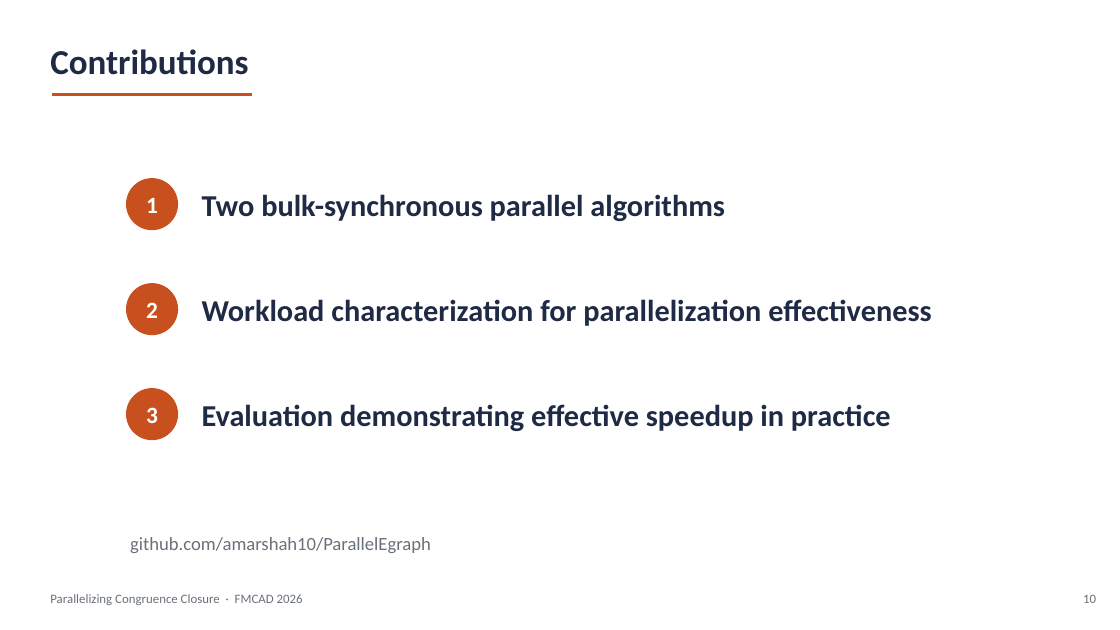
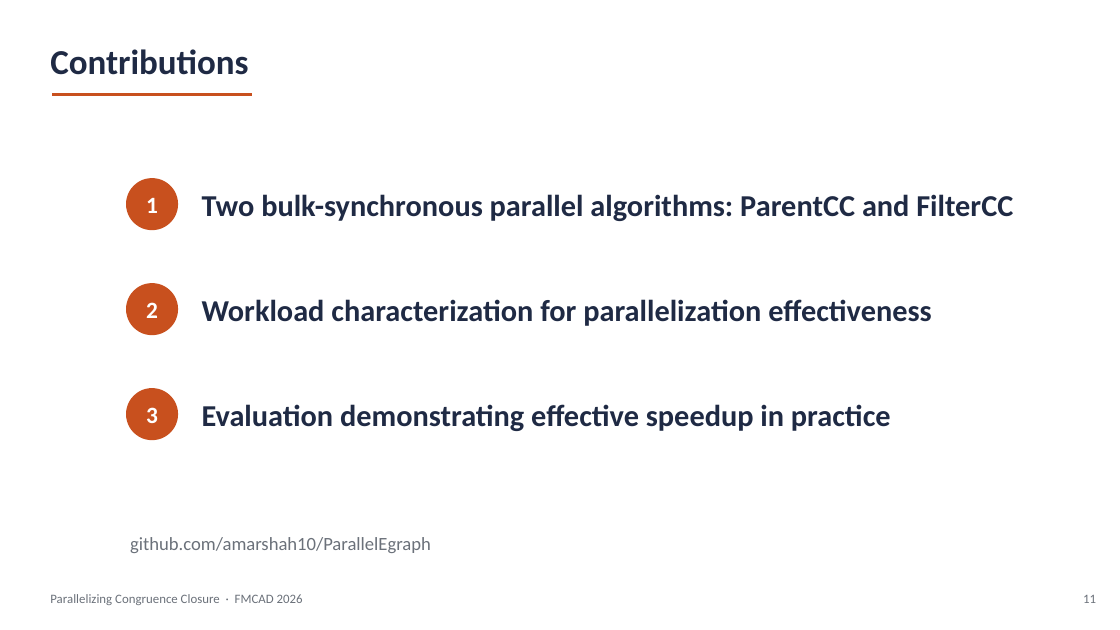
Before and after one commit to amarshah1/parallelcc-paper, a slide deck: slide 11 of slides/parallelcc-part1.pptx (slide 10 before the commit). Drawn at 1120x630 pixels with LibreOffice and Linux fonts; fonts in the diff are those of the drawing. Boxes give left, top, right and bottom in pixels: in the first picture for what was removed or moved away, otherwise in the second. Text is boxed around its words. In the diff, an @@ line names an element or a change of style, - is before the commit and + after.

```diff
--- a/slides/parallelcc-part1.pptx
+++ b/slides/parallelcc-part1.pptx
@@ text at (202,194,1013,221): text changed @@
-Two bulk-synchronous parallel algorithms
+Two bulk-synchronous parallel algorithms: ParentCC and FilterCC
@@ text at (1083,595,1096,603): text changed @@
-10
+11
```
Also in this commit, not shown: 32 other slides changed, 7 slides added, 1 other file.
